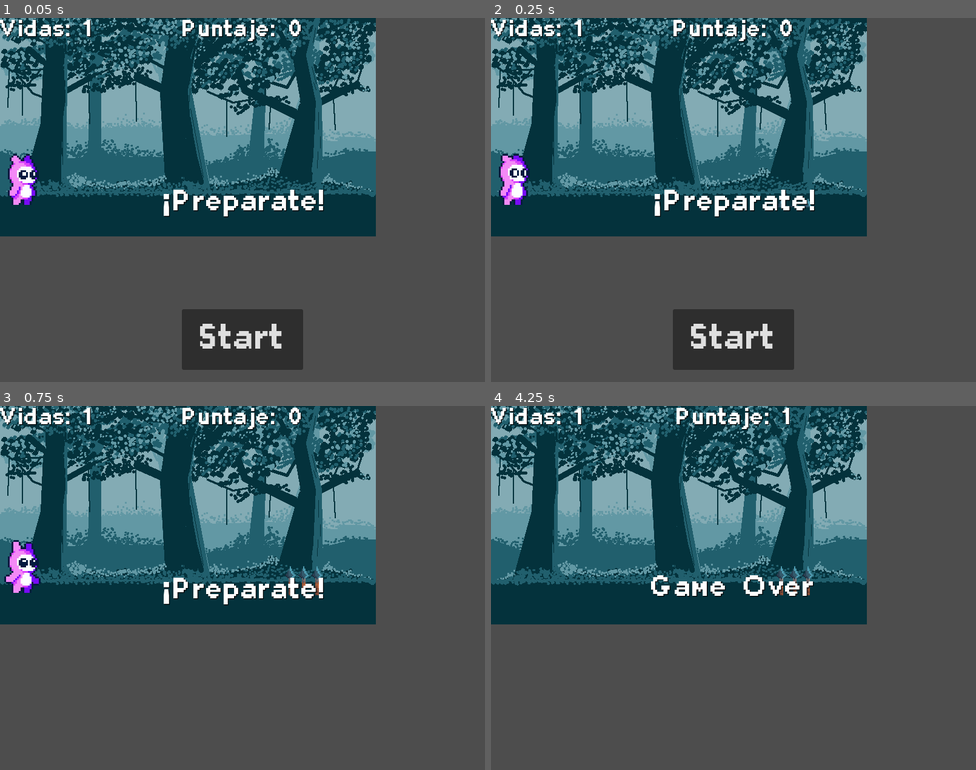
Above: before the commit, frames 1-4 (two rows, left to right).
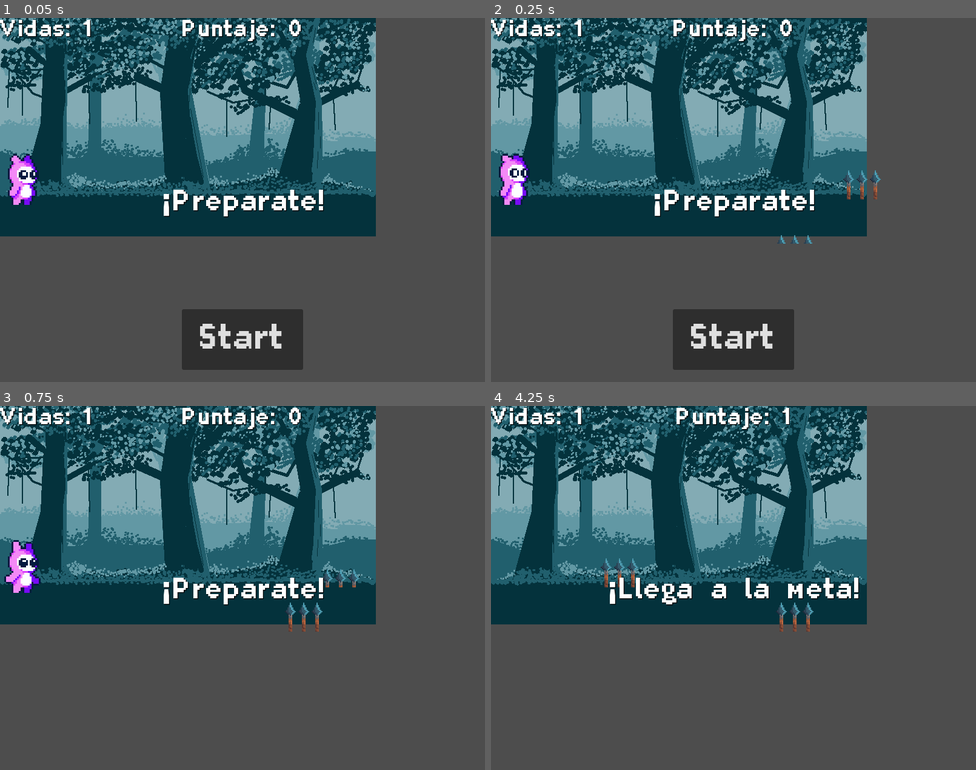
Above: after the commit, the same moments.

Repository: jjesus-dev/FV1-Racing
Game: Godot game, scene res://scenes/main.tscn
Same seed, same stepped clock (60 frames per second), same inputs: the game is played once before the commit and once after it.
Inputs:
- Up to frame 1 (0.05 s): no input
- Up to frame 2 (0.25 s): no input
- Up to frame 3 (0.75 s): click "Start" at 0.5 s
- Up to frame 4 (4.25 s): tap Enter (ui_accept) at 1.25, 1.35, 1.52, 1.82, 2.1, 2.27, 2.57, 2.85, 3.6, 3.77, 4.07 s; hold Right (move_right) 1.28-2.78 s; hold Left (move_left) 2.78-3.53 s; hold Right (move_right) from 3.53 s (still down)

Frame 1 is identical in both runs. In frame 2, 0.3% of the frame differs, in the area x 59-81%, y 41-62%; in frame 3, 0.5%; in frame 4, 2.1%, in the area x 22-76%, y 41-62%.

Commit message:
feat: agrega escena de trampa movible

Diff:
--- a/scenes/main.tscn
+++ b/scenes/main.tscn
@@ -7,6 +7,7 @@
 [ext_resource type="PackedScene" uid="uid://jjnn5vrffs6d" path="res://scenes/hud.tscn" id="4_jyhfs"]
 [ext_resource type="Texture2D" uid="uid://cjxdi2xhabppi" path="res://assets/2.png" id="4_tipki"]
 [ext_resource type="Texture2D" uid="uid://eb6uj214e85w" path="res://assets/4.png" id="5_85g3d"]
+[ext_resource type="PackedScene" uid="uid://3jn55uxd04jj" path="res://scenes/tramp.tscn" id="8_tipki"]
 
 [node name="Main" type="Node"]
 script = ExtResource("1_0wfyh")
@@ -44,9 +45,12 @@
 [node name="Mob" parent="." instance=ExtResource("2_sugp2")]
 
 [node name="TrampPosition" type="Marker2D" parent="."]
-position = Vector2(500, 280)
+position = Vector2(500, 340)
 
 [node name="HUD" parent="." instance=ExtResource("4_jyhfs")]
+
+[node name="Tramp" parent="." instance=ExtResource("8_tipki")]
+position = Vector2(639, 267)
 
 [connection signal="hit" from="Player" to="." method="game_over"]
 [connection signal="timeout" from="ScoreTimer" to="." method="_on_score_timer_timeout"]
--- /dev/null
+++ b/scenes/tramp.gd
@@ -0,0 +1,27 @@
+extends CharacterBody2D
+
+@export var starting_move_direction : Vector2 = Vector2.LEFT
+@export var movement_speed : float = 100.0
+
+#const SPEED = 300.0
+#const JUMP_VELOCITY = -400.0
+
+
+func _physics_process(delta: float) -> void:
+	# Add the gravity.
+	#if not is_on_floor():
+		#velocity += get_gravity() * delta
+
+	# Handle jump.
+	#if Input.is_action_just_pressed("ui_accept") and is_on_floor():
+		#velocity.y = JUMP_VELOCITY
+
+	# Get the input direction and handle the movement/deceleration.
+	# As good practice, you should replace UI actions with custom gameplay actions.
+	var direction : Vector2 = starting_move_direction
+	if direction:
+		velocity.x = direction.x * movement_speed
+	else:
+		velocity.x = move_toward(velocity.x, 0, movement_speed)
+
+	move_and_slide()
--- /dev/null
+++ b/scenes/tramp.tscn
@@ -0,0 +1,127 @@
+[gd_scene load_steps=10 format=3 uid="uid://3jn55uxd04jj"]
+
+[ext_resource type="Script" uid="uid://bqhc7wrcfps63" path="res://scenes/tramp.gd" id="1_bm2eq"]
+[ext_resource type="Texture2D" uid="uid://bpjgeoirqog34" path="res://assets/Moving Spikes 32x32 scaled 64x64.png" id="1_lbjd4"]
+
+[sub_resource type="RectangleShape2D" id="RectangleShape2D_bm2eq"]
+size = Vector2(61.5, 64)
+
+[sub_resource type="Animation" id="Animation_wfa54"]
+resource_name = "stab"
+length = 0.57
+loop_mode = 1
+tracks/0/type = "value"
+tracks/0/imported = false
+tracks/0/enabled = true
+tracks/0/path = NodePath("Sprite2D:texture")
+tracks/0/interp = 1
+tracks/0/loop_wrap = true
+tracks/0/keys = {
+"times": PackedFloat32Array(0),
+"transitions": PackedFloat32Array(1),
+"update": 1,
+"values": [ExtResource("1_lbjd4")]
+}
+tracks/1/type = "value"
+tracks/1/imported = false
+tracks/1/enabled = true
+tracks/1/path = NodePath("Sprite2D:hframes")
+tracks/1/interp = 1
+tracks/1/loop_wrap = true
+tracks/1/keys = {
+"times": PackedFloat32Array(0),
+"transitions": PackedFloat32Array(1),
+"update": 1,
+"values": [4]
+}
+tracks/2/type = "value"
+tracks/2/imported = false
+tracks/2/enabled = true
+tracks/2/path = NodePath("Sprite2D:frame")
+tracks/2/interp = 1
+tracks/2/loop_wrap = true
+tracks/2/keys = {
+"times": PackedFloat32Array(0, 0.0333333, 0.0666667, 0.1, 0.133333, 0.166667, 0.2, 0.233333, 0.266667, 0.3, 0.333333, 0.366667, 0.4, 0.433333, 0.466667, 0.5, 0.533333),
+"transitions": PackedFloat32Array(1, 1, 1, 1, 1, 1, 1, 1, 1, 1, 1, 1, 1, 1, 1, 1, 1),
+"update": 1,
+"values": [0, 0, 1, 1, 2, 2, 3, 3, 4, 4, 5, 5, 6, 6, 7, 7, 8]
+}
+
+[sub_resource type="Animation" id="Animation_e87s0"]
+length = 0.001
+tracks/0/type = "value"
+tracks/0/imported = false
+tracks/0/enabled = true
+tracks/0/path = NodePath("Sprite2D:texture")
+tracks/0/interp = 1
+tracks/0/loop_wrap = true
+tracks/0/keys = {
+"times": PackedFloat32Array(0),
+"transitions": PackedFloat32Array(1),
+"update": 1,
+"values": [ExtResource("1_lbjd4")]
+}
+tracks/1/type = "value"
+tracks/1/imported = false
+tracks/1/enabled = true
+tracks/1/path = NodePath("Sprite2D:hframes")
+tracks/1/interp = 1
+tracks/1/loop_wrap = true
+tracks/1/keys = {
+"times": PackedFloat32Array(0),
+"transitions": PackedFloat32Array(1),
+"update": 1,
+"values": [1]
+}
+tracks/2/type = "value"
+tracks/2/imported = false
+tracks/2/enabled = true
+tracks/2/path = NodePath("Sprite2D:frame")
+tracks/2/interp = 1
+tracks/2/loop_wrap = true
+tracks/2/keys = {
+"times": PackedFloat32Array(0),
+"transitions": PackedFloat32Array(1),
+"update": 1,
+"values": [0]
+}
+
+[sub_resource type="AnimationLibrary" id="AnimationLibrary_dqhb2"]
+_data = {
+&"RESET": SubResource("Animation_e87s0"),
+&"stab": SubResource("Animation_wfa54")
+}
+
+[sub_resource type="AnimationNodeAnimation" id="AnimationNodeAnimation_bm2eq"]
+animation = &"stab"
+
+[sub_resource type="AnimationNodeStateMachineTransition" id="AnimationNodeStateMachineTransition_wfa54"]
+advance_mode = 2
+
+[sub_resource type="AnimationNodeStateMachine" id="AnimationNodeStateMachine_dqhb2"]
+states/stab/node = SubResource("AnimationNodeAnimation_bm2eq")
+states/stab/position = Vector2(483, 100)
+transitions = ["Start", "stab", SubResource("AnimationNodeStateMachineTransition_wfa54")]
+
+[node name="Tramp" type="CharacterBody2D"]
+script = ExtResource("1_bm2eq")
+metadata/_edit_group_ = true
+
+[node name="CollisionShape2D" type="CollisionShape2D" parent="."]
+position = Vector2(-1.75, 0)
+shape = SubResource("RectangleShape2D_bm2eq")
+
+[node name="Sprite2D" type="Sprite2D" parent="."]
+texture_filter = 1
+position = Vector2(-3, 0)
+texture = ExtResource("1_lbjd4")
+vframes = 4
+
+[node name="AnimationPlayer" type="AnimationPlayer" parent="."]
+libraries = {
+&"": SubResource("AnimationLibrary_dqhb2")
+}
+
+[node name="AnimationTree" type="AnimationTree" parent="."]
+tree_root = SubResource("AnimationNodeStateMachine_dqhb2")
+anim_player = NodePath("../AnimationPlayer")
Not shown: 1 places in scenes/main.tscn that only renumber resources
Not shown, added: scenes/tramp.gd.uid
